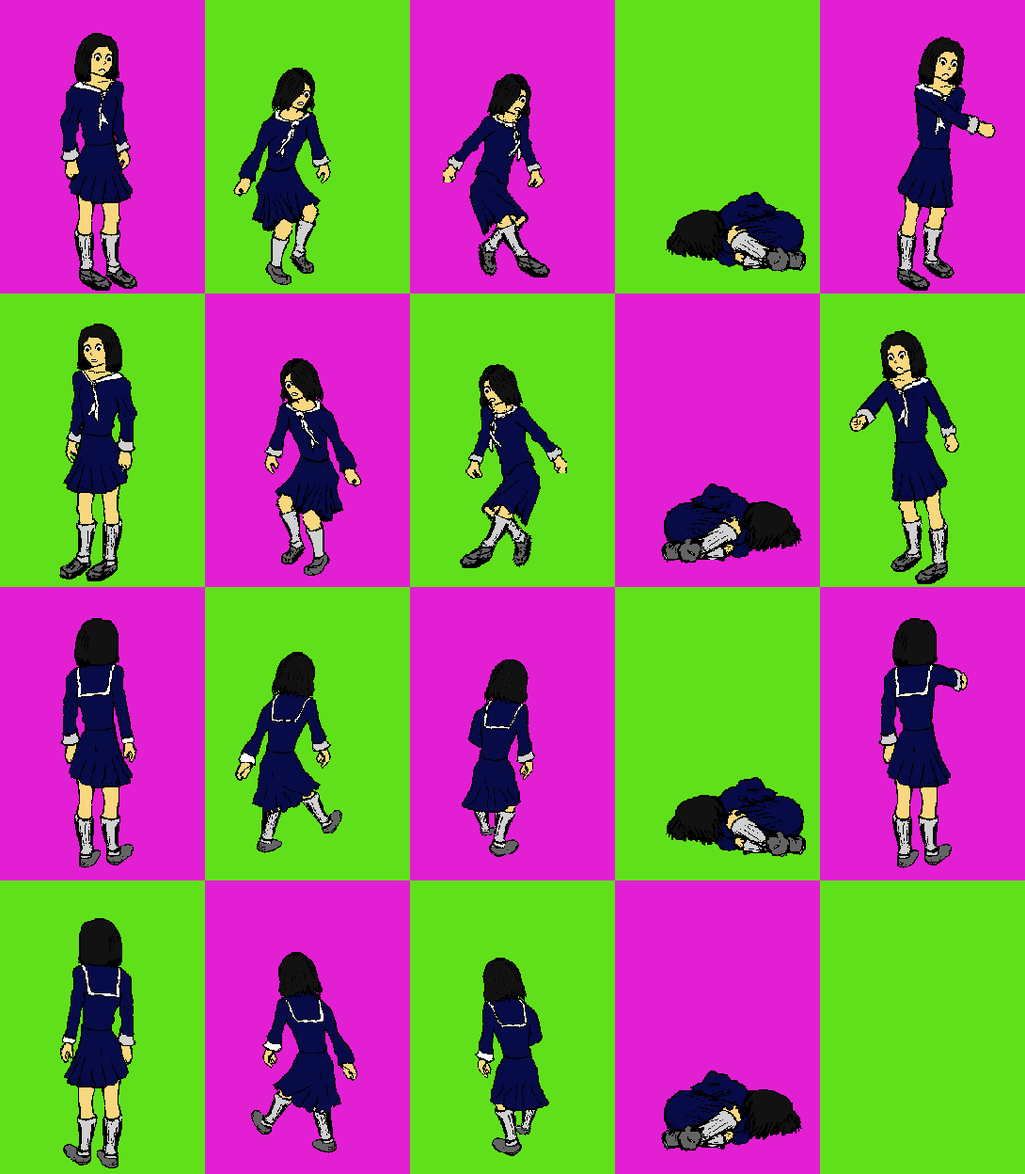
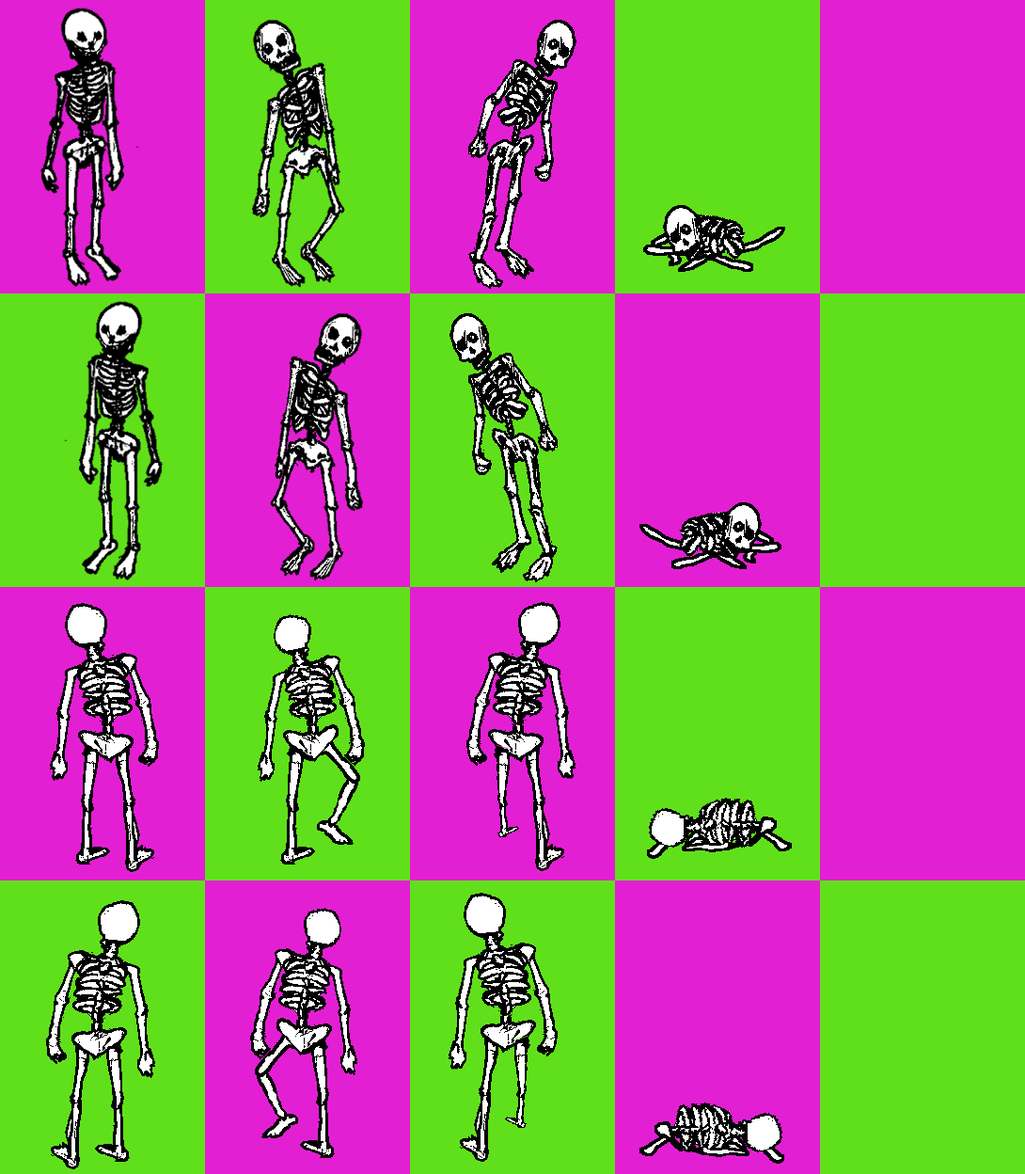
Revision of a layered (1025, 1174) image; what changed, layer by layer:
showed "skeleton", painted on it over [39,7,792,1170]
hid "player" over [59,32,997,1169]
